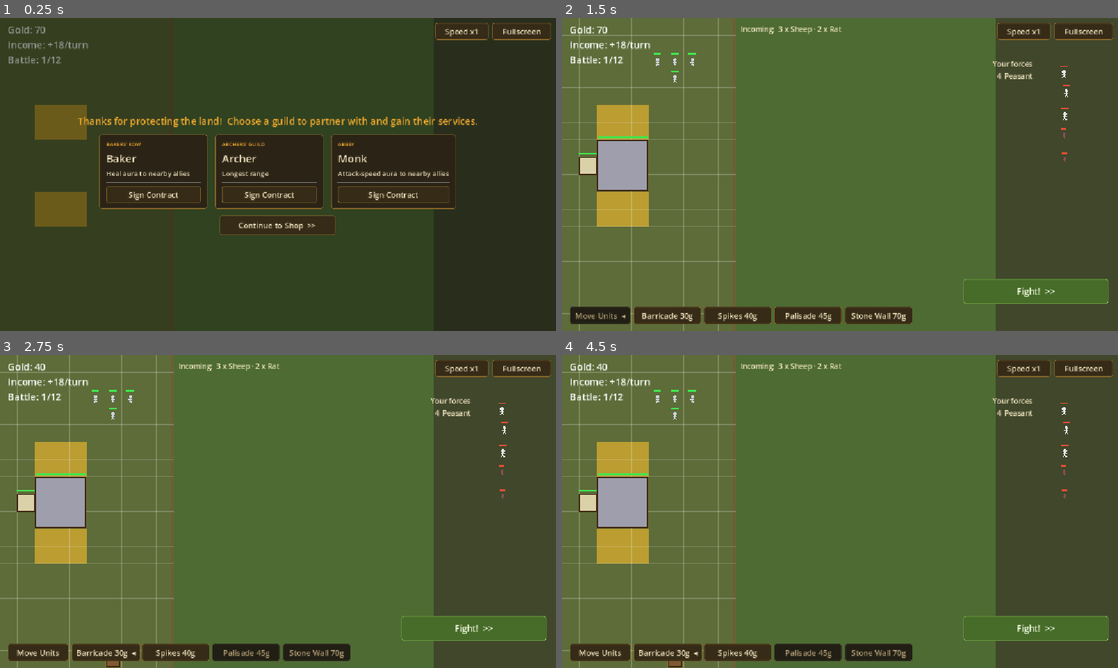
Above: before the commit, frames 1-4 (two rows, left to right).
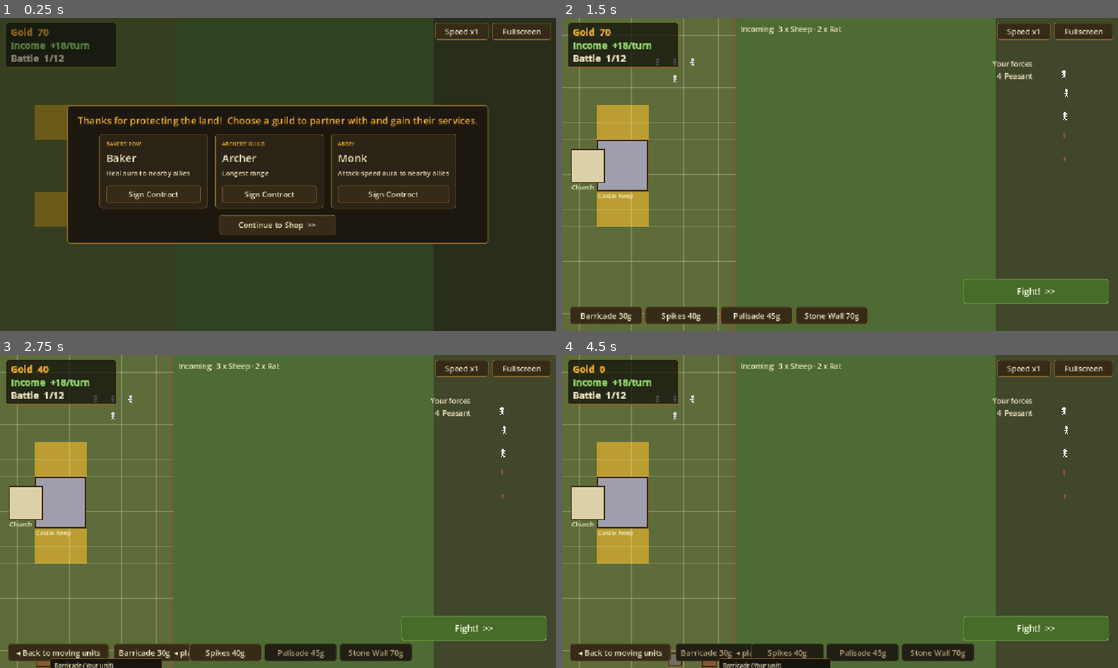
Above: after the commit, the same moments.

Repository: Jazzboy2567/protect-your-plot
Game: Godot game, scene res://Main.tscn
Two runs of this game, one before a commit and one after it. Both use one fixed random seed, a clock stepped at 60 frames per second and the inputs below.
Inputs (mouse positions are in pixels of both pictures, inside the frame that each line leads up to):
- Up to frame 1 (0.25 s): no input
- Up to frame 2 (1.5 s): click "Continue to Shop >>" at 0.5 s; click "Deploy for Battle 1 >>" at 1.25 s
- Up to frame 3 (2.75 s): click "Barricade 30g" at 2 s
- Up to frame 4 (4.5 s): click (600, 652) at 2.75 s, where only the run before the commit has a clickable "Move Units"; click "Spikes 40g" at 3.5 s; click "Barricade 30g" at 4.25 s

The runs differ from the first frame. In frame 1, 19% of the frame differs, in the area x 1-88%, y 1-73%; in frame 2, 5.0%; in frame 3, 5.8%; in frame 4, 5.9%.

Commit message:
Big deploy/economy fixes: church, castle, relics, HUD, positions
- Church is invulnerable & untargetable, bigger, shows "×N fallen"
  (critical); castle & walls no longer shoved by knockback
- Class relics (Longbows/Sharpened Axes/Hawk Eye) only appear once you
  hold a matching contract
- Troop positions persist between battles (saved formation)
- Removed the Rally power/button (battles are watch-only)
- HUD restyled: dark plaque with gold/green/cream colours (RichText)
- Buildings can be relocated (click a placed wall in Move mode to
  remove/refund); building hover shows stats+size and stays on-screen;
  "Move Units" replaced by a "Back to moving units" toggle
- Buildings drawn with name labels; HP bars only show when damaged
- Guild page gets a proper background plaque; hover popups anchor to a
  consistent spot (not following the cursor over the whole card)
- Relic dock rebuilt as hover-able icons, clear of the Fullscreen button
- Move orders now deselect the group

Validated headless (no errors; battles resolve, just paced slowly).

Diff:
--- a/scripts/GameData.gd
+++ b/scripts/GameData.gd
@@ -23,7 +23,7 @@
 	"spikes":     {"id":"spikes","name":"Spike Barricade","hp":150,"damage":0,"range":0,"cooldown":1.0,"speed":0,"radius":13,"cost":40,"structure":true,"armor":1,"color":Color(0.45,0.42,0.40)},
 	"palisade":   {"id":"palisade","name":"Palisade","hp":380,"damage":0,"range":0,"cooldown":1.0,"speed":0,"radius":15,"cost":45,"structure":true,"armor":4,"color":Color(0.46,0.33,0.19)},
 	"stone_wall": {"id":"stone_wall","name":"Stone Wall","hp":600,"damage":0,"range":0,"cooldown":1.0,"speed":0,"radius":16,"cost":70,"structure":true,"armor":8,"color":Color(0.55,0.55,0.58)},
-	"church":     {"id":"church","name":"Church","hp":300,"damage":0,"range":0,"cooldown":1.0,"speed":0,"radius":18,"cost":60,"structure":true,"armor":2,"color":Color(0.86,0.82,0.66)},
+	"church":     {"id":"church","name":"Church","hp":300,"damage":0,"range":0,"cooldown":1.0,"speed":0,"radius":34,"cost":60,"structure":true,"armor":2,"invuln":true,"color":Color(0.86,0.82,0.66)},
 	"castle":     {"id":"castle","name":"Castle Keep","hp":900,"damage":0,"range":0,"cooldown":1.0,"speed":0,"radius":52,"cost":0,"structure":true,"armor":5,"color":Color(0.62,0.62,0.68)},
 
 	# --- Enemies (right side) — reddish. targets defaults to your units. ---
--- a/scripts/Main.gd
+++ b/scripts/Main.gd
@@ -72,6 +72,10 @@
 	"sharpened_axes": "Woodcutters", "keen_edge": "Everyone", "warhorn": "Everyone",
 	"swift_boots": "Everyone", "iron_rations": "Everyone", "hawk_eye": "Ranged", "berserkers_brew": "Everyone",
 }
+# Class-specific relics only appear once you've contracted a matching unit.
+const RELIC_REQUIRES := {
+	"longbows": ["archer"], "sharpened_axes": ["woodcutter"], "hawk_eye": ["archer", "hunter"],
+}
 const STRUCT_ITEMS := ["barricade", "spikes", "palisade", "stone_wall"]
 
 var gold: int = START_GOLD
@@ -90,6 +94,8 @@
 var recruits_left: int = RECRUIT_CAP          # shared 3 slots per interlude (peasant or specialist)
 var recruited_this_cycle: Array = []          # unit ids that filled the slots this interlude
 var dead_this_battle: Array = []
+var total_fallen: int = 0          # units lost across the run (the church's revive pool)
+var formation: Array = []          # saved unit layout {id, pos} so positions persist
 var buildings: Array = []          # persistent placed buildings: {id, gx, gy}
 var _build_sel: String = ""        # building id selected for placement ("" = command mode)
 
@@ -98,13 +104,14 @@
 
 var world: Node2D
 var hud: CanvasLayer
-var top_label: Label
+var top_label: RichTextLabel
 var panel: Control
 var rally_btn: Button
 var banner: Label
 var ctrl_speed: Button
 var ctrl_full: Button
 var hover_label: Label
+var relic_dock: VBoxContainer
 var _speed_i: int = 0
 const SPEEDS := [1.0, 2.0, 3.0]
 
@@ -120,9 +127,24 @@
 	hud = CanvasLayer.new()
 	add_child(hud)
 
-	top_label = Label.new()
-	top_label.position = Vector2(16, 10)
-	top_label.add_theme_font_size_override("font_size", 20)
+	top_label = RichTextLabel.new()
+	top_label.bbcode_enabled = true
+	top_label.fit_content = true
+	top_label.scroll_active = false
+	top_label.position = Vector2(12, 10)
+	top_label.custom_minimum_size = Vector2(230, 0)
+	top_label.add_theme_font_size_override("normal_font_size", 19)
+	top_label.add_theme_font_size_override("bold_font_size", 19)
+	var hudbg := StyleBoxFlat.new()
+	hudbg.bg_color = Color(0.05, 0.05, 0.03, 0.72)
+	hudbg.border_color = COL_BORDER
+	hudbg.set_border_width_all(1)
+	hudbg.set_corner_radius_all(4)
+	hudbg.content_margin_left = 10
+	hudbg.content_margin_right = 10
+	hudbg.content_margin_top = 6
+	hudbg.content_margin_bottom = 6
+	top_label.add_theme_stylebox_override("normal", hudbg)
 	top_label.mouse_filter = Control.MOUSE_FILTER_IGNORE
 	hud.add_child(top_label)
 
@@ -175,6 +197,11 @@
 	hover_label.visible = false
 	hud.add_child(hover_label)
 
+	relic_dock = VBoxContainer.new()
+	relic_dock.add_theme_constant_override("separation", 6)
+	relic_dock.position = Vector2(ARENA.x - 46, 52)
+	hud.add_child(relic_dock)
+
 	buildings = [{"id": "castle", "gx": CASTLE_GX, "gy": CASTLE_GY}, {"id": "church", "gx": 1, "gy": 8}]
 	show_shop()
 
@@ -214,8 +241,18 @@
 func _make_shop_offer() -> Array:
 	var pool: Array = []
 	for id in RELIC_DEFS:
-		if not (id in relics):
-			pool.append(id)
+		if id in relics:
+			continue
+		var req: Array = RELIC_REQUIRES.get(id, [])
+		if not req.is_empty():
+			var ok := false
+			for c in req:
+				if c in contracts:
+					ok = true
+					break
+			if not ok:
+				continue   # you lack a contract for the unit this relic buffs
+		pool.append(id)
 	pool.shuffle()
 	return pool.slice(0, mini(4, pool.size()))
 
@@ -259,6 +296,7 @@
 	_spawn_buildings()
 	_spawn_peasants()
 	_spawn_enemies()
+	_refresh_relic_dock()
 	_build_deploy_ui()
 	if battle_num % 4 == 0:
 		flash_banner("The Black Death approaches!", Color(0.9, 0.4, 0.9))
@@ -278,16 +316,22 @@
 	info_text = "Victory! Tax +%dg. Survivors: %d" % [tax, survivors]
 	flash_banner("Battle %d won!  +%dg" % [battle_num, tax], Color(0.5, 0.95, 0.5))
 
-	# Persist survivors into the roster; dead peasants are lost.
+	# Persist surviving units AND their positions so the layout carries over.
 	var new_army: Array = []
+	var new_formation: Array = []
 	for p in peasants:
+		if p.is_structure:
+			continue
 		new_army.append(p.type_id)
+		new_formation.append({"id": p.type_id, "pos": p.command_point})
 	army = new_army
+	formation = new_formation
 
 	# A surviving Church revives one fallen unit for the next battle.
 	if _has_building("church") and not dead_this_battle.is_empty():
 		var revived: String = dead_this_battle[0]
 		army.append(revived)
+		total_fallen = maxi(0, total_fallen - 1)
 		flash_banner("The church revives a %s." % GameData.UNITS[revived]["name"], Color(0.8, 0.9, 1))
 
 	battle_num += 1
@@ -329,12 +373,15 @@
 	rally_cd = 0.0
 	rally_time = 0.0
 	relics = []
+	_refresh_relic_dock()
 	contracts = []
 	guild_offer = []
 	shop_offer = []
 	recruits_left = RECRUIT_CAP
 	recruited_this_cycle = []
 	dead_this_battle = []
+	total_fallen = 0
+	formation = []
 	buildings = [{"id": "castle", "gx": CASTLE_GX, "gy": CASTLE_GY}, {"id": "church", "gx": 1, "gy": 8}]
 	_build_sel = ""
 	info_text = ""
@@ -350,13 +397,36 @@
 	if "full_granary" in relics:
 		ids.append("peasant")
 		ids.append("peasant")
+
+	# Each unit reuses its saved position (formation) if it has one; new units
+	# fill default tiles so the layout you set carries over between battles.
+	var fcopy := formation.duplicate(true)
+	var placements: Array = []   # Vector2 or null
+	var need := 0
+	for id in ids:
+		var pos = null
+		for k in fcopy.size():
+			if fcopy[k]["id"] == id:
+				pos = fcopy[k]["pos"]
+				fcopy.remove_at(k)
+				break
+		placements.append(pos)
+		if pos == null:
+			need += 1
 	var max_gx := int((FENCE_X - 1.0) / TILE)
-	var tiles := _tiles_around(6, 3, ids.size(), max_gx)
+	var tiles := _tiles_around(6, 3, need, max_gx)
+	var ti := 0
 	for i in ids.size():
 		var u := _make_unit(ids[i], 0)
-		var t: Vector2i = tiles[i] if i < tiles.size() else Vector2i(6, 3)
-		u.position = Vector2((t.x + 0.5) * TILE, (t.y + 0.5) * TILE)
-		u.command_point = u.position
+		var cp: Vector2
+		if placements[i] != null:
+			cp = placements[i]
+		else:
+			var t: Vector2i = tiles[ti] if ti < tiles.size() else Vector2i(6, 3)
+			ti += 1
+			cp = Vector2((t.x + 0.5) * TILE, (t.y + 0.5) * TILE)
+		u.position = cp
+		u.command_point = cp
 		_apply_relics(u)
 		world.add_child(u)
 		peasants.append(u)
@@ -488,7 +558,7 @@
 	var best = null
 	var best_d := 56.0
 	for p in peasants:
-		if not is_instance_valid(p) or not p.is_structure or p.hp <= 0.0:
+		if not is_instance_valid(p) or not p.is_structure or p.hp <= 0.0 or p.invulnerable:
 			continue
 		var dx: float = u.global_position.x - p.global_position.x   # >0: wall is to the left (ahead)
 		var dy: float = absf(u.global_position.y - p.global_position.y)
@@ -527,7 +597,7 @@
 	var best = null
 	var best_d := INF
 	for p in peasants:
-		if not is_instance_valid(p) or not p.is_structure or p.hp <= 0.0:
+		if not is_instance_valid(p) or not p.is_structure or p.hp <= 0.0 or p.invulnerable:
 			continue
 		var d: float = u.global_position.distance_squared_to(p.global_position)
 		if d < best_d:
@@ -575,13 +645,14 @@
 			return
 
 func damage_mult(team: int) -> float:
-	return 1.6 if (team == 0 and rally_time > 0.0) else 1.0
+	return 1.0
 
 func on_unit_died(u: Unit) -> void:
 	if u.team == 1 and phase == Phase.BATTLE:
 		gold += u.gold_drop
 	elif u.team == 0 and phase == Phase.BATTLE and not u.is_structure:
 		dead_this_battle.append(u.type_id)
+		total_fallen += 1
 	if u.team == 0 and u.is_structure and u.has_meta("bref"):
 		buildings.erase(u.get_meta("bref"))   # destroyed buildings don't persist
 	peasants.erase(u)
@@ -628,6 +699,19 @@
 	if _build_sel != "" and phase == Phase.DEPLOY:
 		_place_building(pos)
 		return
+	# Move mode: clicking a placed wall removes it (refunds gold) so you can re-place it.
+	var wall = _wall_at(pos)
+	if wall != null:
+		var cost: int = int(GameData.UNITS[wall.type_id]["cost"])
+		gold += cost
+		if wall.has_meta("bref"):
+			buildings.erase(wall.get_meta("bref"))
+		peasants.erase(wall)
+		wall.queue_free()
+		info_text = "Removed %s (refunded %dg)." % [GameData.UNITS[wall.type_id]["name"], cost]
+		_build_deploy_ui()
+		_update_top()
+		return
 	var u = _peasant_at(pos)
 	if u != null:
 		_clear_selection()
@@ -637,6 +721,16 @@
 		_command_selected_to(pos)
 	else:
 		_clear_selection()
+
+func _wall_at(pos: Vector2):
+	for p in peasants:
+		if not is_instance_valid(p) or not p.is_structure:
+			continue
+		if p.type_id == "castle" or p.type_id == "church":
+			continue   # you can't remove your keep or church
+		if pos.distance_to(p.global_position) <= p.radius + 4.0:
+			return p
+	return null
 
 func _command_selected_to(pos: Vector2) -> void:
 	var sel: Array = []
@@ -657,6 +751,7 @@
 		if phase == Phase.DEPLOY:
 			sel[i].global_position = cp
 		sel[i].queue_redraw()
+	_clear_selection()   # a move order deselects the group
 
 func _tiles_around(gx: int, gy: int, count: int, max_gx: int) -> Array:
 	var res: Array = []
@@ -844,7 +939,7 @@
 	pc.add_theme_stylebox_override("panel", _card_style())
 	pc.custom_minimum_size = Vector2(224, 0)
 	pc.mouse_filter = Control.MOUSE_FILTER_PASS
-	pc.mouse_entered.connect(func(): _show_hover(_unit_tooltip(id)))
+	pc.mouse_entered.connect(func(): _show_hover(_unit_tooltip(id), pc.global_position + Vector2(0, -118)))
 	pc.mouse_exited.connect(_hide_hover)
 	var v := VBoxContainer.new()
 	v.add_theme_constant_override("separation", 6)
@@ -881,7 +976,7 @@
 	pc.add_theme_stylebox_override("panel", _card_style())
 	pc.custom_minimum_size = Vector2(240, 168)   # fixed height so all cards align
 	pc.mouse_filter = Control.MOUSE_FILTER_PASS
-	pc.mouse_entered.connect(func(): _show_hover("%s\n%s\nAffects: %s" % [d["name"], eff, scope_name]))
+	pc.mouse_entered.connect(func(): _show_hover("%s\n%s\nAffects: %s" % [d["name"], eff, scope_name], pc.global_position + Vector2(0, -96)))
 	pc.mouse_exited.connect(_hide_hover)
 	var v := VBoxContainer.new()
 	v.add_theme_constant_override("separation", 6)
@@ -930,9 +1025,12 @@
 	center.set_anchors_preset(Control.PRESET_FULL_RECT)
 	center.mouse_filter = Control.MOUSE_FILTER_IGNORE
 	panel.add_child(center)
+	var plaque := PanelContainer.new()
+	plaque.add_theme_stylebox_override("panel", _panel_style())
+	center.add_child(plaque)
 	var col := VBoxContainer.new()
 	col.add_theme_constant_override("separation", 14)
-	center.add_child(col)
+	plaque.add_child(col)
 
 	var head := Label.new()
 	head.text = "Thanks for protecting the land!  Choose a guild to partner with and gain their services."
@@ -1019,7 +1117,7 @@
 			sb.tooltip_text = "Click to remove"
 			_style_button(sb)
 			sb.pressed.connect(func(): _unrecruit(idx))
-			sb.mouse_entered.connect(func(): _show_hover(_unit_tooltip(uid)))
+			sb.mouse_entered.connect(func(): _show_hover(_unit_tooltip(uid), sb.global_position + Vector2(0, -116)))
 			sb.mouse_exited.connect(_hide_hover)
 			slots.add_child(sb)
 		else:
@@ -1040,7 +1138,7 @@
 	outer.add_child(pal)
 	var pb := _menu_button("Peasant · free", func(): _buy("peasant"))
 	pb.custom_minimum_size = Vector2(170, 30)
-	pb.mouse_entered.connect(func(): _show_hover(_unit_tooltip("peasant")))
+	pb.mouse_entered.connect(func(): _show_hover(_unit_tooltip("peasant"), pb.global_position + Vector2(0, -116)))
 	pb.mouse_exited.connect(_hide_hover)
 	pb.disabled = recruits_left <= 0
 	pal.add_child(pb)
@@ -1055,7 +1153,7 @@
 			var cost: int = GameData.UNITS[id]["cost"]
 			var b := _menu_button("%s · %dg" % [GameData.UNITS[id]["name"], cost], func(): _buy(id))
 			b.custom_minimum_size = Vector2(170, 30)
-			b.mouse_entered.connect(func(): _show_hover(_unit_tooltip(id)))
+			b.mouse_entered.connect(func(): _show_hover(_unit_tooltip(id), b.global_position + Vector2(0, -116)))
 			b.mouse_exited.connect(_hide_hover)
 			b.disabled = recruits_left <= 0 or gold < cost
 			pal.add_child(b)
@@ -1126,19 +1224,23 @@
 	panel.add_child(tele)
 
 	# Building toolbar along the bottom-left (out of the way of unit selection).
+	# Buildings toggle: pick one to place, click it again (or a placed wall) to go back to moving units.
 	var names := {"barricade": "Barricade", "spikes": "Spikes", "palisade": "Palisade", "stone_wall": "Stone Wall"}
 	var bx := 16.0
 	var byy := ARENA.y - 50.0
-	var mv := _mk_button("Move Units" + ("  ◂" if _build_sel == "" else ""), Vector2(bx, byy), Vector2(126, 36), func(): _set_build_sel(""))
-	mv.disabled = _build_sel == ""
-	bx += 132
+	if _build_sel != "":
+		var mv := _mk_button("◂ Back to moving units", Vector2(bx, byy), Vector2(210, 36), func(): _set_build_sel(""))
+		bx += 220
 	for id in BUILDING_IDS:
 		var cost: int = GameData.UNITS[id]["cost"]
-		var mark := "  ◂" if _build_sel == id else ""
-		var b := _mk_button("%s %dg%s" % [names[id], cost, mark], Vector2(bx, byy), Vector2(140, 36), func(): _set_build_sel(id))
-		b.tooltip_text = "%s\nHealth: %d  ·  Armor: %d\nBlocks enemies until destroyed." % [GameData.UNITS[id]["name"], int(GameData.UNITS[id]["hp"]), int(GameData.UNITS[id].get("armor", 0))]
+		var mark := "  ◂ placing" if _build_sel == id else ""
+		var b := _mk_button("%s %dg%s" % [names[id], cost, mark], Vector2(bx, byy), Vector2(150, 36), func(): _set_build_sel(id if _build_sel != id else ""))
+		var bd: Dictionary = GameData.UNITS[id]
+		var btip := "%s  (1×2 tile)\nHealth: %d  ·  Armor: %d\nA wall enemies must destroy to pass." % [bd["name"], int(bd["hp"]), int(bd.get("armor", 0))]
+		b.mouse_entered.connect(func(): _show_hover(btip, b.global_position + Vector2(0, -100)))
+		b.mouse_exited.connect(_hide_hover)
 		b.disabled = gold < cost
-		bx += 146
+		bx += 156
 
 	var fb := _mk_button("Fight!  >>", Vector2(ARENA.x - 320, ARENA.y - 108), Vector2(300, 52), begin_fight)
 	_style_green_button(fb)
@@ -1155,7 +1257,6 @@
 func _build_battle_ui() -> void:
 	_clear_panel()
 	top_label.visible = true
-	rally_btn = _mk_button("Rally!", Vector2(16, 46), Vector2(130, 34), _rally)
 
 func _build_roster_label() -> void:
 	var comp := {}
@@ -1218,12 +1319,12 @@
 		if id in PEASANT_IDS or id in SPECIALIST_IDS:
 			units += 1
 	var income := 10 + 2 * units
-	var s := "Gold: %d\nIncome: +%d/turn\nBattle: %d/%d" % [gold, income, battle_num, MAX_BATTLES]
+	var s := "[b][color=#f2ab2e]Gold  %d[/color]\n[color=#8fd06a]Income  +%d/turn[/color]\n[color=#e8dcbe]Battle  %d/%d[/color][/b]" % [gold, income, battle_num, MAX_BATTLES]
 	if phase == Phase.BATTLE:
-		s += "\nUnits: %d   Enemies: %d" % [peasants.size(), enemies.size()]
+		s += "\n[color=#cfc6ad]Units %d · Enemies %d[/color]" % [peasants.size(), enemies.size()]
 	# Transient messages only clutter the menus, not the battlefield HUD.
 	if info_text != "" and (phase == Phase.SHOP or phase == Phase.GUILD):
-		s += "\n" + info_text
+		s += "\n[color=#b7ad92]%s[/color]" % info_text
 	top_label.text = s
 
 func _update_hover() -> void:
@@ -1312,40 +1413,51 @@
 		gold -= cost
 		relics.append(id)
 		info_text = "Acquired %s." % RELIC_DEFS[id]["name"]
+		_refresh_relic_dock()
 	else:
 		info_text = "Not enough gold."
 	_build_shop_ui()
 	_update_top()
 
-func _rally() -> void:
-	if rally_cd <= 0.0:
-		rally_time = 5.0
-		rally_cd = 18.0
-		info_text = "To arms! The peasants surge forward."
-
-func _process(delta: float) -> void:
-	if rally_time > 0.0:
-		rally_time -= delta
-	if rally_cd > 0.0:
-		rally_cd -= delta
+func _process(_delta: float) -> void:
 	if phase == Phase.BATTLE:
-		if is_instance_valid(rally_btn):
-			rally_btn.disabled = rally_cd > 0.0
-			rally_btn.text = "Rally!" if rally_cd <= 0.0 else "Rally (%ds)" % int(ceil(rally_cd))
 		_update_top()
 	if phase == Phase.DEPLOY or phase == Phase.BATTLE:
 		_update_hover()
-	if phase == Phase.DEPLOY:
-		queue_redraw()   # keep the build grid live
-
-func _show_hover(text: String) -> void:
+		queue_redraw()   # keep the grid + building labels live
+
+func _show_hover(text: String, at: Vector2 = Vector2(-9999, -9999)) -> void:
 	hover_label.text = text
-	hover_label.position = get_global_mouse_position() + Vector2(14, 12)
+	var p: Vector2 = (get_global_mouse_position() + Vector2(14, 12)) if at.x < -9000.0 else at
+	p.x = clampf(p.x, 4.0, ARENA.x - 190.0)
+	p.y = clampf(p.y, 4.0, ARENA.y - 120.0)   # never runs off the bottom of the screen
+	hover_label.position = p
 	hover_label.visible = true
 
 func _hide_hover() -> void:
 	if hover_label:
 		hover_label.visible = false
+
+func _refresh_relic_dock() -> void:
+	if relic_dock == null:
+		return
+	for c in relic_dock.get_children():
+		c.queue_free()
+	for r in relics:
+		var dot := Panel.new()
+		dot.custom_minimum_size = Vector2(28, 28)
+		var st := StyleBoxFlat.new()
+		st.bg_color = Color(0.12, 0.10, 0.05, 0.92)
+		st.border_color = COL_GOLD
+		st.set_border_width_all(2)
+		st.set_corner_radius_all(14)
+		dot.add_theme_stylebox_override("panel", st)
+		dot.mouse_filter = Control.MOUSE_FILTER_STOP
+		var rid: String = r
+		var tip := "%s\n%s\nAffects: %s" % [RELIC_DEFS[rid]["name"], str(RELIC_DEFS[rid].get("effect", "")), str(RELIC_SCOPE.get(rid, "Everyone"))]
+		dot.mouse_entered.connect(func(): _show_hover(tip, dot.global_position + Vector2(-180, 0)))
+		dot.mouse_exited.connect(_hide_hover)
+		relic_dock.add_child(dot)
 
 # ---------------------------------------------------------------- helpers / background
 
@@ -1370,12 +1482,17 @@
 				draw_rect(r, Color(1, 0.6, 0.2, 0.14) if _tile_occupied(gx, gy) else Color(1, 1, 1, 0.04))
 				draw_rect(r, Color(1, 1, 1, 0.10), false, 1.0)
 
-	# Relic dock: a gold-ringed circle per relic taken, down the top-right.
-	var ry := 52.0
-	for i in relics.size():
-		draw_circle(Vector2(ARENA.x - 24.0, ry), 11.0, Color(0.12, 0.10, 0.05, 0.85))
-		draw_arc(Vector2(ARENA.x - 24.0, ry), 11.0, 0.0, TAU, 22, Color(0.66, 0.49, 0.13), 2.0)
-		ry += 28.0
+	# Building names, and the church's running fallen count.
+	if phase == Phase.DEPLOY or phase == Phase.BATTLE:
+		var font := ThemeDB.fallback_font
+		if font != null:
+			for p in peasants:
+				if not is_instance_valid(p) or not p.is_structure:
+					continue
+				var nm: String = p.display_name
+				if p.type_id == "church":
+					nm = "Church  ×%d fallen" % total_fallen
+				draw_string(font, p.global_position + Vector2(-p.radius, p.radius + 15.0), nm, HORIZONTAL_ALIGNMENT_LEFT, -1, 13, Color(0.97, 0.94, 0.8))
 
 	if _dragging:
 		draw_rect(_sel_rect, Color(1, 1, 0.4, 0.12))
--- a/scripts/Unit.gd
+++ b/scripts/Unit.gd
@@ -32,6 +32,7 @@
 var applies_slow: bool = false
 var knockback: float = 0.0
 var bonus_beast: float = 1.0          # damage multiplier vs beast enemies
+var invulnerable: bool = false        # cannot be damaged or knocked (e.g. the church)
 var behavior: String = ""             # "" or "diver" (target the backline)
 var crit_chance: float = 0.0          # 0..1 chance to crit
 var crit_mult: float = 1.5            # crit damage multiplier
@@ -74,6 +75,7 @@
 	aura_range = float(def.get("aura_range", 0))
 	aura_value = float(def.get("aura_value", 0))
 	is_beast = bool(def.get("beast", false))
+	invulnerable = bool(def.get("invuln", false))
 	plague_immune = bool(def.get("plague_immune", false))
 	applies_plague = bool(def.get("applies_plague", false))
 	applies_burn = bool(def.get("applies_burn", false))
@@ -194,7 +196,7 @@
 				target.ignite(3.0, 3.0)
 			if applies_slow:
 				target.slow_for(1.5)
-			if knockback > 0.0:
+			if knockback > 0.0 and not target.is_structure:
 				var kb: Vector2 = target.global_position - global_position
 				var kl := kb.length()
 				if kl > 0.001:
@@ -223,7 +225,7 @@
 	return null
 
 func take_damage(amount: float, pierce_flag: bool = false, is_crit: bool = false) -> void:
-	if _dead:
+	if _dead or invulnerable:
 		return
 	if evasion > 0.0 and randf() < evasion:
 		if main:
@@ -268,13 +270,14 @@
 	t.tween_callback(queue_free)
 
 func _draw() -> void:
-	# HP bar
-	var w := radius * 2.0
-	var frac := clampf(hp / max_hp, 0.0, 1.0)
-	var bar_y := -radius - 9.0
-	draw_rect(Rect2(-radius, bar_y, w, 3.0), Color(0, 0, 0, 0.5))
-	var bar_col := Color(0.25, 0.9, 0.3) if team == 0 else Color(0.9, 0.3, 0.2)
-	draw_rect(Rect2(-radius, bar_y, w * frac, 3.0), bar_col)
+	# HP bar — only while damaged, so full-health units/buildings stay clean.
+	if hp < max_hp and not invulnerable:
+		var w := radius * 2.0
+		var frac := clampf(hp / max_hp, 0.0, 1.0)
+		var bar_y := -radius - 9.0
+		draw_rect(Rect2(-radius, bar_y, w, 3.0), Color(0, 0, 0, 0.5))
+		var bar_col := Color(0.25, 0.9, 0.3) if team == 0 else Color(0.9, 0.3, 0.2)
+		draw_rect(Rect2(-radius, bar_y, w * frac, 3.0), bar_col)
 
 	# Hit flash: briefly wash the body toward white when struck.
 	var c := body_color
